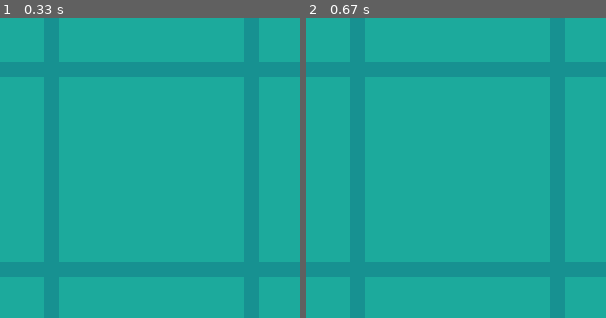
Above: before the commit, frames 1-2 (left to right).
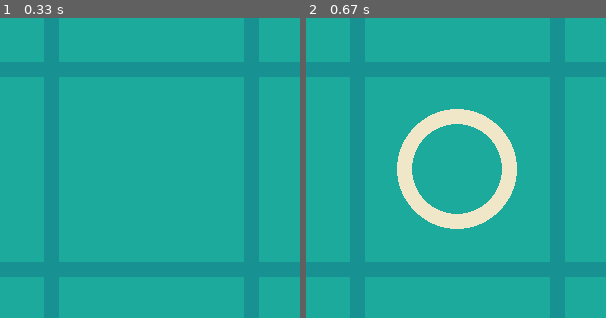
Above: after the commit, the same moments.

Repository: magnus-teschner/PyGame
Game: pygame game, started from main.py
The game is run twice, just before and just after one commit, with the same random seed, the same clock (stepped at 60 frames per second) and the same inputs.
Inputs (mouse positions are % of the whole screen's width and height, from its top left):
- Up to frame 1 (0.33 s): no input
- Up to frame 2 (0.67 s): click (50, 50) at 0.38 s
The pictures show only the part of the screen within x 25-75%, y 25-75%; the shares and areas given below are measured in that part.

Frame 1 is identical in both runs. In frame 2, 5.5% of the frame differs, in the area x 30-71%, y 30-71%.

Commit message:
Linked Board with Board, drawing circles

Diff:
--- a/main.py
+++ b/main.py
@@ -1,21 +1,25 @@
 import pygame
 import sys
+import numpy
 
 pygame.init()
 width = 600
 height = 600
-#red, green, blue
 red = (255,0,0)
 bg_color = (28,170,156)
+line_color = (23, 145, 145)
+line_width = 15
+board_rows = 3
+board_cols = 3
+circle_rad = 60
+circle_width = 15
+circle_color = (239, 231, 200)
 
-#width, hight
 screen = pygame.display.set_mode((width, height))
-
-#hintergrundfarbee
 screen.fill(bg_color)
 pygame.display.set_caption("TIC TAC TOE")
-line_color = (23, 145, 145)
-line_width = 15
+board = numpy.zeros((board_rows, board_cols))
+
 
 def draw_lines():
 	#1 Horizontale:
@@ -29,16 +33,49 @@
 	#2 Vertikale:
 	pygame.draw.line(screen, line_color, (400, 0), (400, 600), line_width)
 
+def draw_figures():
+	for row in range(board_rows):
+		for col in range(board_cols):
+			if board[row][col] == 1:
+				pygame.draw.circle(screen, circle_color, (int(col * 200 + 100), int(row * 200 + 100)),circle_rad, circle_width)
+			elif board[row][col] == 2:
+				pass
+
+def mark_square(row, col, player):
+	board[row][col] = player
+
+def avaible_square(row, col):
+	return board[row][col] == 0
+
+def is_board_full():
+	for row in range(board_rows):
+		for col in range(board_cols):
+			if board[row][col] == 0:
+				return False
+	return True
+
 draw_lines()
 
-#pygame coordinats: oben links 0,0
-#y wert nimmt nach unten hin zu
-#x werte nehmen ganz normal nach rechts zu
+player = 1
 
-#mainloop
 while True:
 	for event in pygame.event.get():
 		if event.type == pygame.QUIT:
 			sys.exit()
+		if event.type == pygame.MOUSEBUTTONDOWN:
+			mouse_x = event.pos[0]
+			mouse_y = event.pos[1]
 
+			clicked_row = int(mouse_y // 200)
+			clicked_col = int(mouse_x // 200)
+
+			if avaible_square(clicked_row, clicked_col):
+				if player == 1:
+					mark_square(clicked_row, clicked_col, 1)
+					player = 2
+				elif player == 2:
+					mark_square(clicked_row, clicked_col, 2)
+					player = 1
+				draw_figures()
+				print(board)
 	pygame.display.update()
